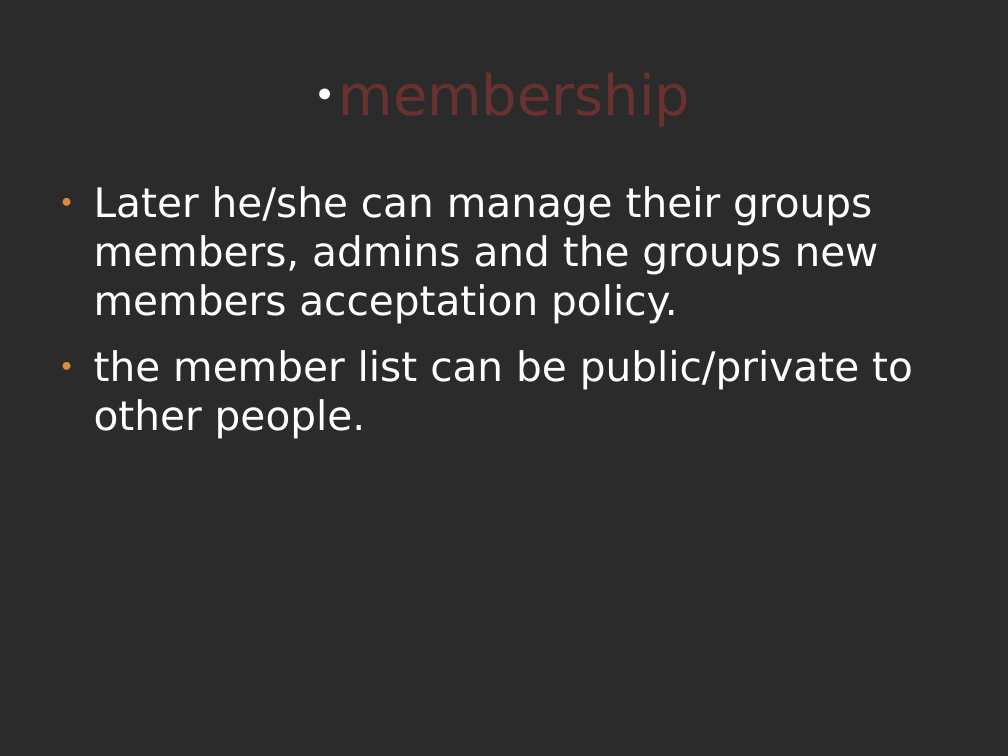
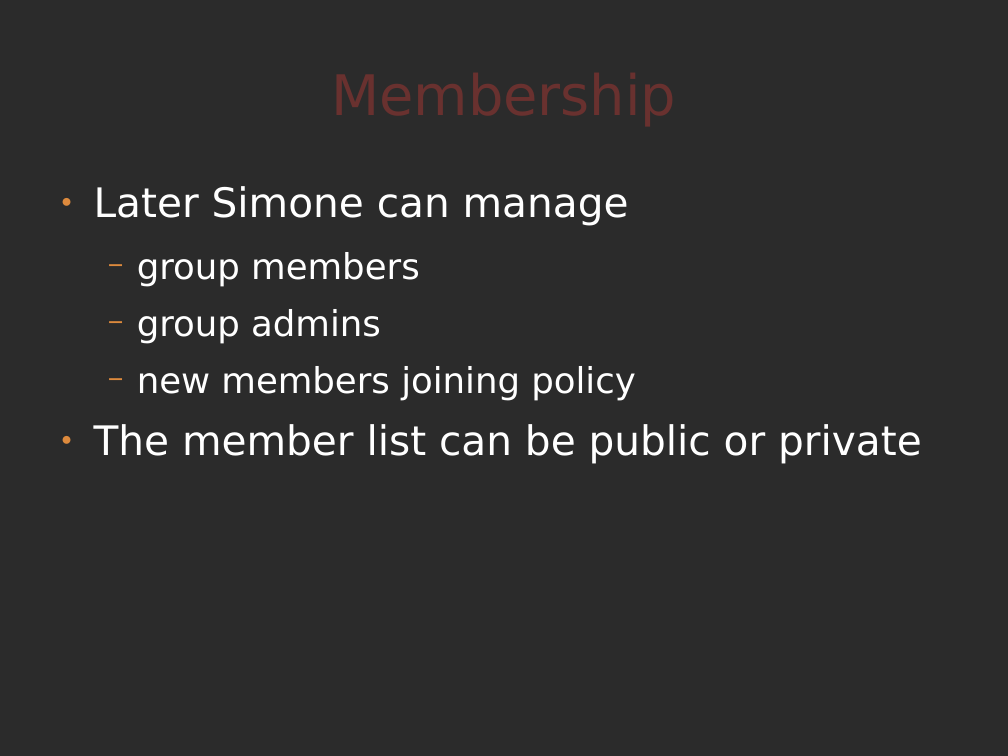
Before and after one commit to comunes/kune, a slide deck: slide 7 of doc/kune-dic-08.odp (slide 8 before the commit). Drawn at 1008x756 pixels with LibreOffice and Linux fonts; fonts in the diff are those of the drawing; background and template pictures are left out; a plain dark background stands for a picture behind light text. Boxes give left, top, right and bottom in pixels: in the first picture for what was removed or moved away, otherwise in the second. Text is boxed around its words. In the diff, an @@ line names an element or a change of style, - is before the commit and + after.

```diff
--- a/doc/kune-dic-08.odp
+++ b/doc/kune-dic-08.odp
@@ title at box(50, 35, 958, 152): text changed @@
-● membership
+Membership
@@ text at box(94, 186, 922, 464): text changed @@
-● Later he/she can manage their groups members, admins and the groups new members acceptation policy.
-● the member list can be public/private to other people.
+● Later Simone can manage
+  − group members
+  − group admins
+  − new members joining policy
+● The member list can be public or private
```
Also in this commit, not shown: 20 other slides changed, 1 slide removed.
